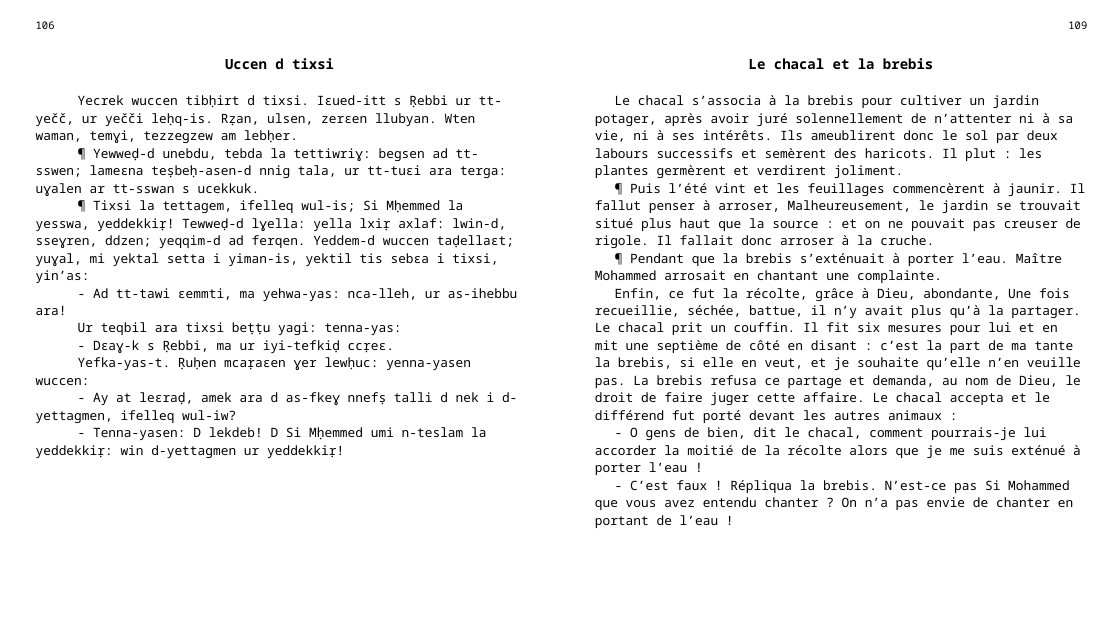
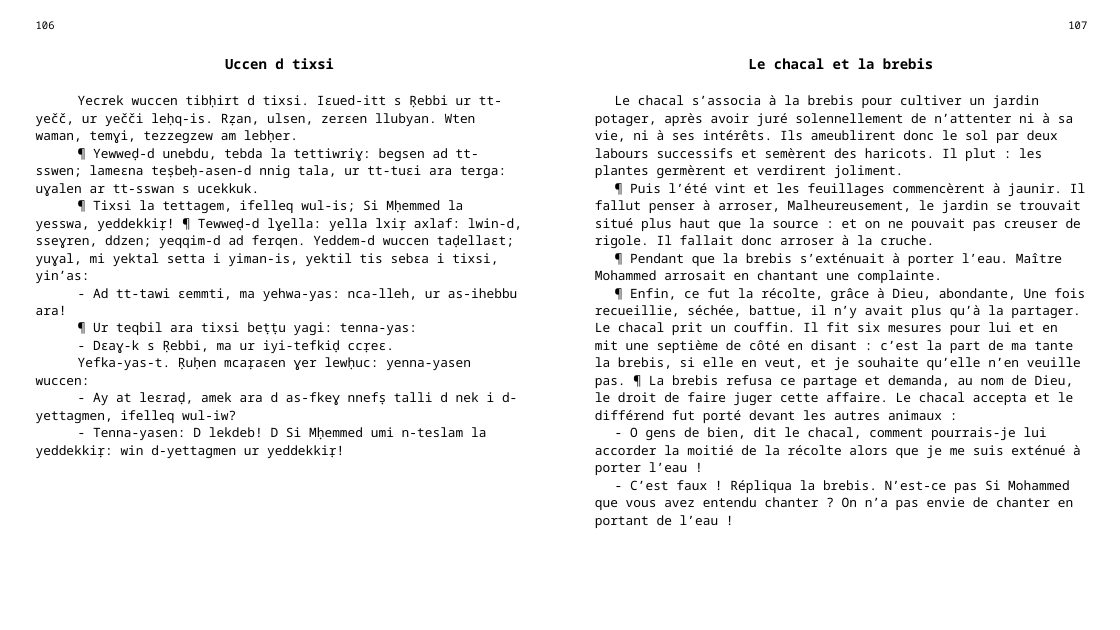
Before and after one commit to sferhah/tamacahut_n_wuccen, a slide deck: slide 49 of Uccen.ConsoleApp/uccen.pptx. Drawn at 1120x630 pixels with LibreOffice and Linux fonts; fonts in the diff are those of the drawing. Boxes give left, top, right and bottom in pixels: in the first picture for what was removed or moved away, otherwise in the second. Text is boxed around its words. In the diff, an @@ line names an element or a change of style, - is before the commit and + after.

```diff
--- a/Uccen.ConsoleApp/uccen.pptx
+++ b/Uccen.ConsoleApp/uccen.pptx
@@ table at bbox=[27, 13, 1096, 607] @@
-row 1, column 3: 109
+row 1, column 3: 107
-row 3, column 1: Yecrek wuccen tibḥirt d tixsi. Iɛued-itt s Ṛebbi ur tt-yečč, ur yečči leḥq-is. Rẓan, ulsen, zerɛen llubyan. Wten waman, temɣi, tezzegzew am lebḥer. / ¶ Yewweḍ-d unebdu, tebda la tettiwriɣ: begsen ad tt-sswen; lameɛna teṣbeḥ-asen-d nnig tala, ur tt-tuɛi ara terga: uɣalen ar tt-sswan s ucekkuk. / ¶ Tixsi la tettagem, ifelleq wul-is; Si Mḥemmed la yesswa, yeddekkiṛ! Tewweḍ-d lɣella: yella lxiṛ axlaf: lwin-d, sseɣren, ddzen; yeqqim-d ad ferqen. Yeddem-d wuccen taḍellaɛt; yuɣal, mi yektal setta i yiman-is, yektil tis sebɛa i tixsi, yin’as: / - Ad tt-tawi ɛemmti, ma yehwa-yas: nca-lleh, ur as-ihebbu ara! / Ur teqbil ara tixsi beṭṭu yagi: tenna-yas: / - Dɛaɣ-k s Ṛebbi, ma ur iyi-tefkiḍ ccṛeɛ. / Yefka-yas-t. Ṛuḥen mcaṛaɛen ɣer lewḥuc: yenna-yasen wuccen: / - Ay at leɛraḍ, amek ara d as-fkeɣ nnefṣ talli d nek i d-yettagmen, ifelleq wul-iw? / - Tenna-yasen: D lekdeb! D Si Mḥemmed umi n-teslam la yeddekkiṛ: win d-yettagmen ur yeddekkiṛ!
+row 3, column 1: Yecrek wuccen tibḥirt d tixsi. Iɛued-itt s Ṛebbi ur tt-yečč, ur yečči leḥq-is. Rẓan, ulsen, zerɛen llubyan. Wten waman, temɣi, tezzegzew am lebḥer. / ¶ Yewweḍ-d unebdu, tebda la tettiwriɣ: begsen ad tt-sswen; lameɛna teṣbeḥ-asen-d nnig tala, ur tt-tuɛi ara terga: uɣalen ar tt-sswan s ucekkuk. / ¶ Tixsi la tettagem, ifelleq wul-is; Si Mḥemmed la yesswa, yeddekkiṛ! ¶ Tewweḍ-d lɣella: yella lxiṛ axlaf: lwin-d, sseɣren, ddzen; yeqqim-d ad ferqen. Yeddem-d wuccen taḍellaɛt; yuɣal, mi yektal setta i yiman-is, yektil tis sebɛa i tixsi, yin’as: / - Ad tt-tawi ɛemmti, ma yehwa-yas: nca-lleh, ur as-ihebbu ara! / ¶ Ur teqbil ara tixsi beṭṭu yagi: tenna-yas: / - Dɛaɣ-k s Ṛebbi, ma ur iyi-tefkiḍ ccṛeɛ. / Yefka-yas-t. Ṛuḥen mcaṛaɛen ɣer lewḥuc: yenna-yasen wuccen: / - Ay at leɛraḍ, amek ara d as-fkeɣ nnefṣ talli d nek i d-yettagmen, ifelleq wul-iw? / - Tenna-yasen: D lekdeb! D Si Mḥemmed umi n-teslam la yeddekkiṛ: win d-yettagmen ur yeddekkiṛ!
-row 3, column 3: Le chacal s’associa à la brebis pour cultiver un jardin potager, après avoir juré solennellement de n’attenter ni à sa vie, ni à ses intérêts. Ils ameublirent donc le sol par deux labours successifs et semèrent des haricots. Il plut : les plantes germèrent et verdirent joliment. / ¶ Puis l’été vint et les feuillages commencèrent à jaunir. Il fallut penser à arroser, Malheureusement, le jardin se trouvait situé plus haut que la source : et on ne pouvait pas creuser de rigole. Il fallait donc arroser à la cruche. / ¶ Pendant que la brebis s’exténuait à porter l’eau. Maître Mohammed arrosait en chantant une complainte. / Enfin, ce fut la récolte, grâce à Dieu, abondante, Une fois recueillie, séchée, battue, il n’y avait plus qu’à la partager. Le chacal prit un couffin. Il fit six mesures pour lui et en mit une septième de côté en disant : c’est la part de ma tante la brebis, si elle en veut, et je souhaite qu’elle n’en veuille pas. La brebis refusa ce partage et demanda, au nom de Dieu, le droit de faire juger cette affaire. Le chacal accepta et le différend fut porté devant les autres animaux : / - O gens de bien, dit le chacal, comment pourrais-je lui accorder la moitié de la récolte alors que je me suis exténué à porter l’eau ! / - C’est faux ! Répliqua la brebis. N’est-ce pas Si Mohammed que vous avez entendu chanter ? On n’a pas envie de chanter en portant de l’eau !
+row 3, column 3: Le chacal s’associa à la brebis pour cultiver un jardin potager, après avoir juré solennellement de n’attenter ni à sa vie, ni à ses intérêts. Ils ameublirent donc le sol par deux labours successifs et semèrent des haricots. Il plut : les plantes germèrent et verdirent joliment. / ¶ Puis l’été vint et les feuillages commencèrent à jaunir. Il fallut penser à arroser, Malheureusement, le jardin se trouvait situé plus haut que la source : et on ne pouvait pas creuser de rigole. Il fallait donc arroser à la cruche. / ¶ Pendant que la brebis s’exténuait à porter l’eau. Maître Mohammed arrosait en chantant une complainte. / ¶ Enfin, ce fut la récolte, grâce à Dieu, abondante, Une fois recueillie, séchée, battue, il n’y avait plus qu’à la partager. Le chacal prit un couffin. Il fit six mesures pour lui et en mit une septième de côté en disant : c’est la part de ma tante la brebis, si elle en veut, et je souhaite qu’elle n’en veuille pas. ¶ La brebis refusa ce partage et demanda, au nom de Dieu, le droit de faire juger cette affaire. Le chacal accepta et le différend fut porté devant les autres animaux : / - O gens de bien, dit le chacal, comment pourrais-je lui accorder la moitié de la récolte alors que je me suis exténué à porter l’eau ! / - C’est faux ! Répliqua la brebis. N’est-ce pas Si Mohammed que vous avez entendu chanter ? On n’a pas envie de chanter en portant de l’eau !
```
Also in this commit, not shown: 1 other slide changed, 1 other file.
